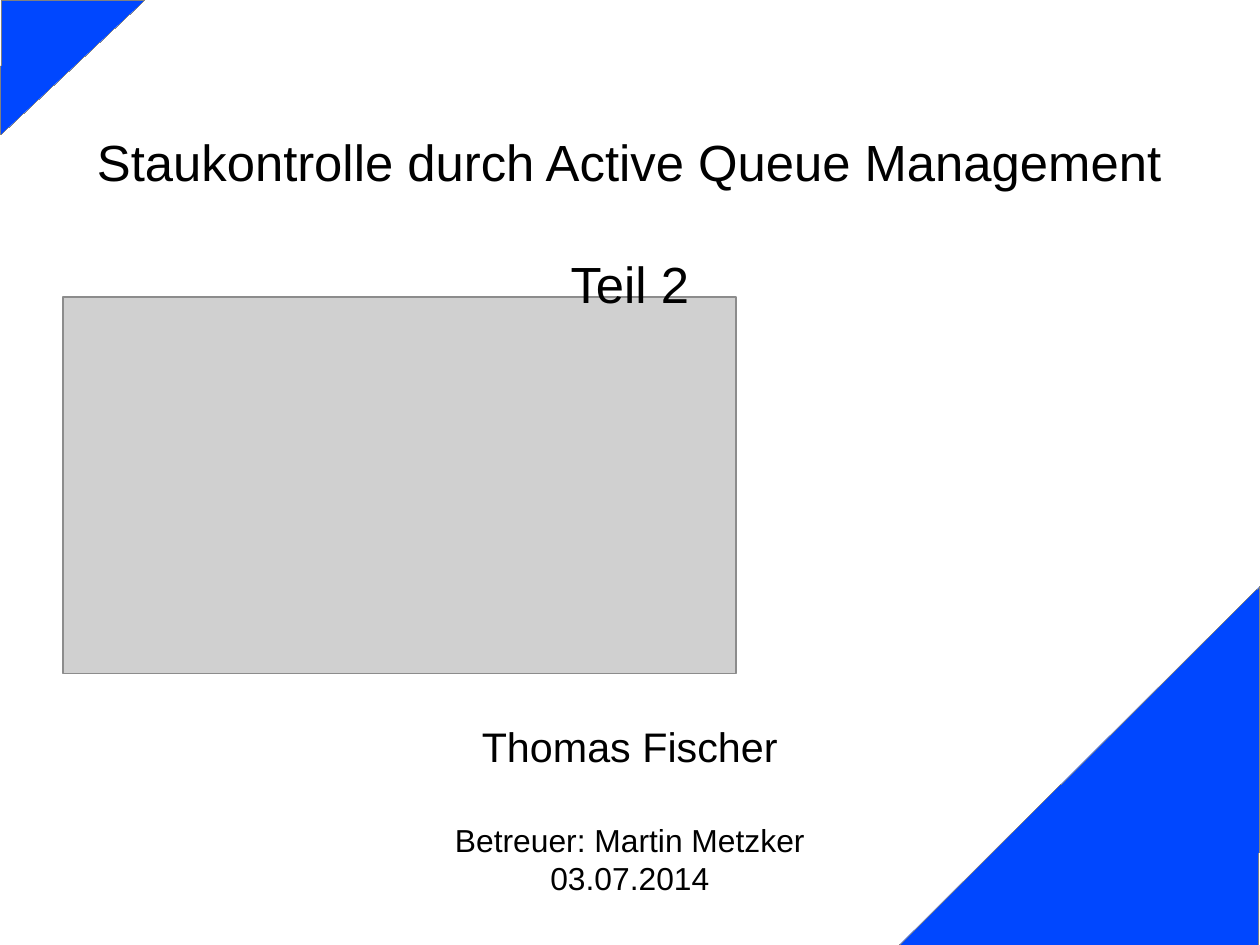
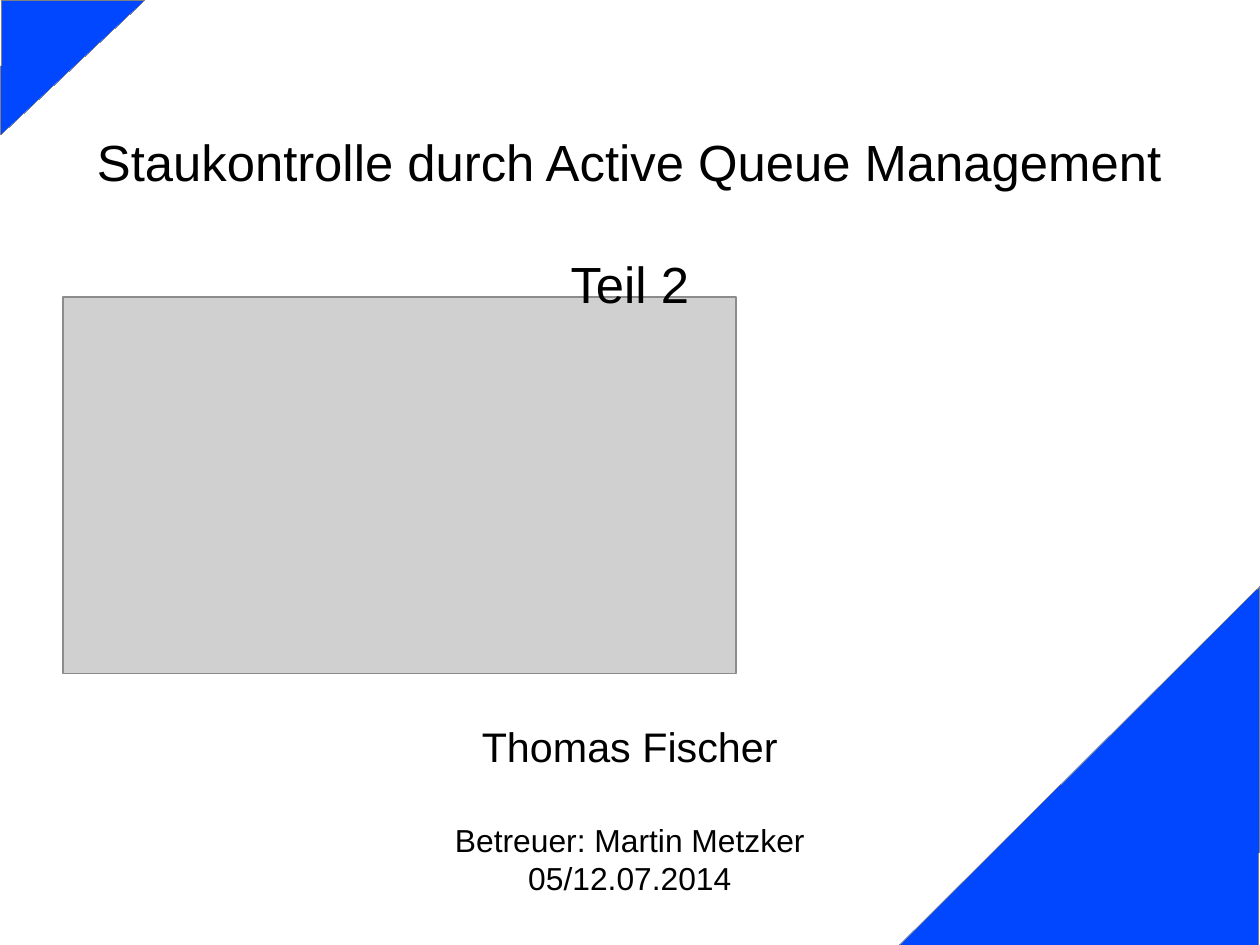
Before and after one commit to mullahaljaid/seminar_ss_14, a slide deck: slide 1 of Vortrag/AQM_Teil2.odp. Drawn at 1260x945 pixels with LibreOffice and Linux fonts; fonts in the diff are those of the drawing; grey boxes stand for pictures. Boxes give left, top, right and bottom in pixels: in the first picture for what was removed or moved away, otherwise in the second. Text is boxed around its words. In the diff, an @@ line names an element or a change of style, - is before the commit and + after.

```diff
--- a/Vortrag/AQM_Teil2.odp
+++ b/Vortrag/AQM_Teil2.odp
@@ subtitle at <box>528,867,731,891</box>: text changed @@
-03.07.2014
+05/12.07.2014
```
Also in this commit, not shown: 1 other slide changed, 3 other files.
